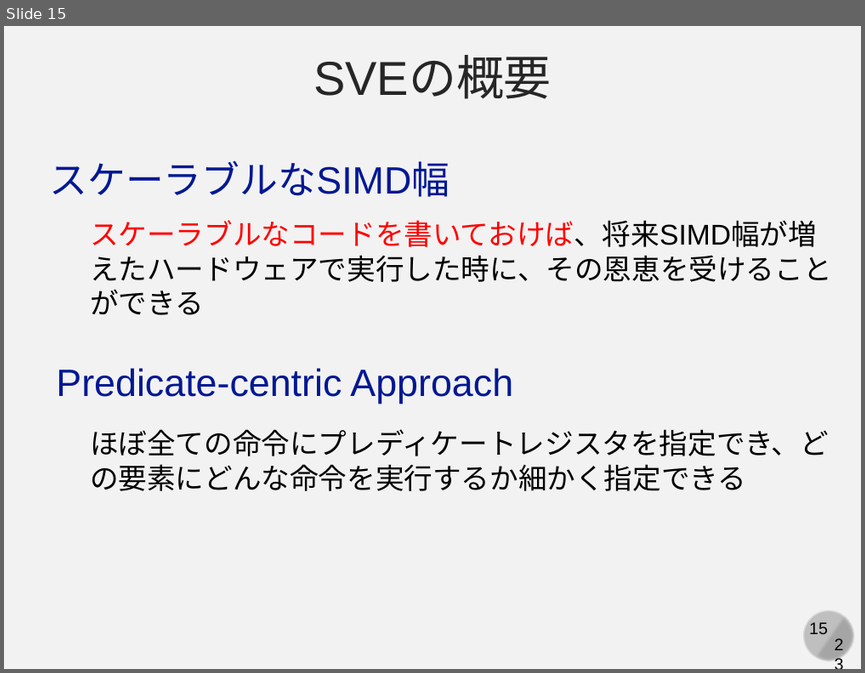
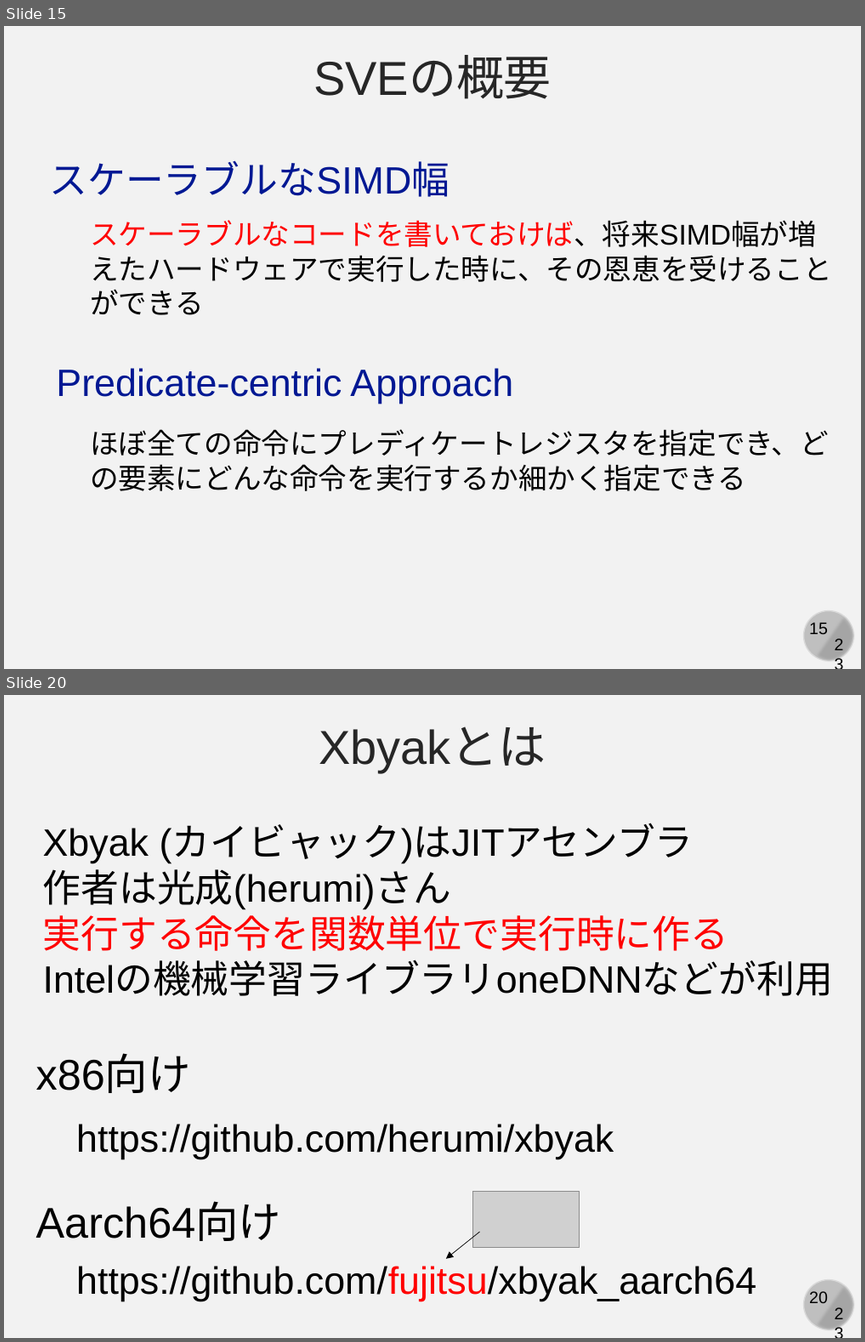
Before and after one commit to kaityo256/xbyak_aarch64_handson, a slide deck: slide/xbyak_aarch64.pptx. Shown one above the other, each under a label of ours: slide 15 before the commit, slides 15 and 20 after it; the slides between them are not shown. The pictures are 865x673 and 865x1342 pixels, drawn with LibreOffice and Linux fonts; fonts in the diff are those of the drawing; grey boxes stand for pictures. Boxes give left, top, right and bottom in pixels: in the first picture for what was removed or moved away, otherwise in the second. Text is boxed around its words. In the diff, an @@ line names an element or a change of style, - is before the commit and + after.

```diff
--- a/slide/xbyak_aarch64.pptx
+++ b/slide/xbyak_aarch64.pptx
@@ slide 20 added at bbox=[4, 695, 861, 1338], background #F2F2F2; not listed: 4 template elements that a slide beside it also shows @@
@@ text added at bbox=[318, 726, 545, 772], 40 pt, text #262626 @@
+Xbyakとは
@@ text added at bbox=[43, 826, 833, 996], 32 pt, text #000000 @@
+Xbyak (カイビャック)はJITアセンブラ
+作者は光成(herumi)さん
+実行する命令を関数単位で実行時に作る
+Intelの機械学習ライブラリoneDNNなどが利用
@@ text added at bbox=[36, 1055, 191, 1093], 36 pt, text #000000 @@
+x86向け
@@ text added at bbox=[76, 1123, 613, 1159], 32 pt, text #000000 @@
+https://github.com/herumi/xbyak
@@ text added at bbox=[36, 1203, 282, 1241], 36 pt, text #000000 @@
+Aarch64向け
@@ picture added at bbox=[472, 1191, 579, 1247] @@
@@ arrow added from (479, 1231) to (446, 1259), #000000 0.5 pt @@
@@ text added at bbox=[76, 1265, 756, 1301], 32 pt, text #000000 @@
+https://github.com/fujitsu/xbyak_aarch64
```
Also in this commit, not shown: 2 slides changed, 10 other slides added, 1 other file.
